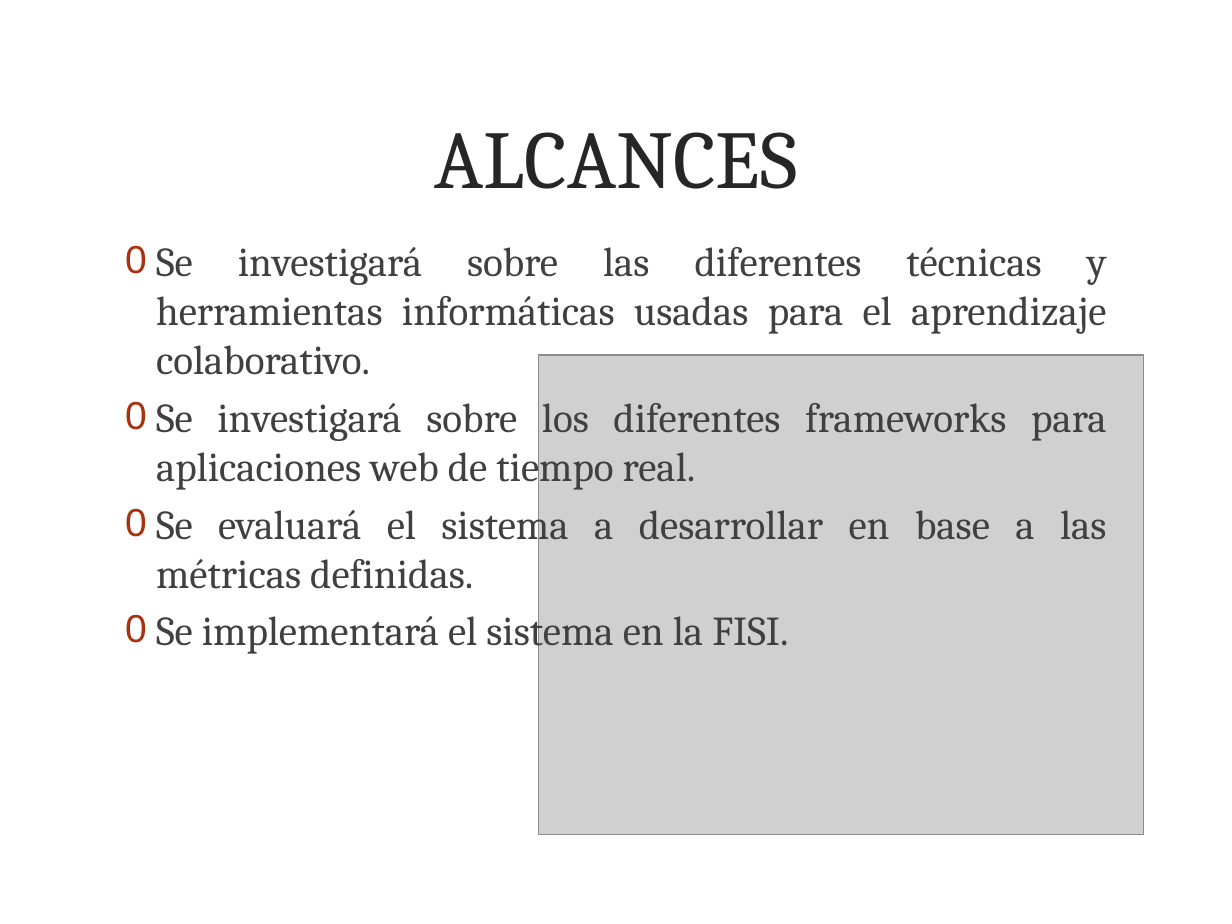
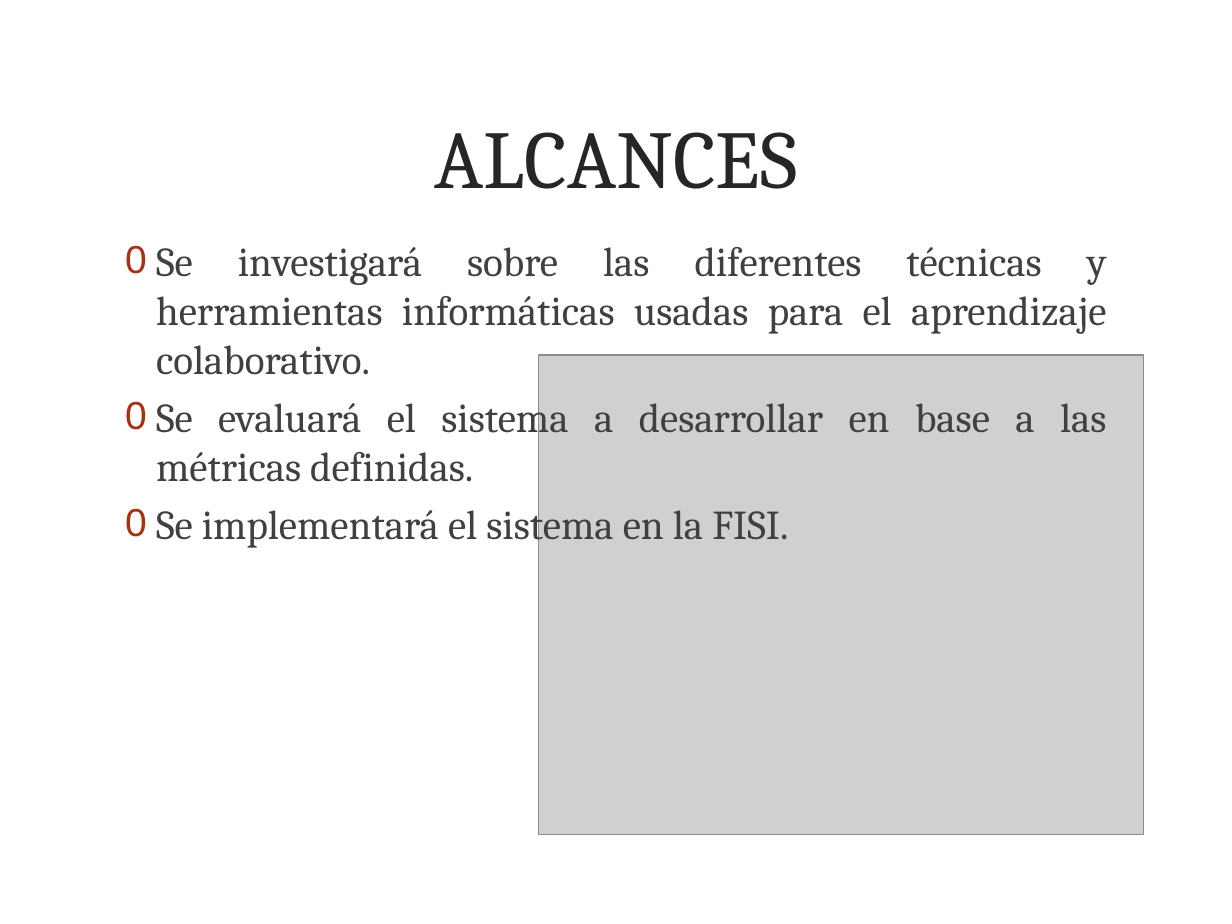
Before and after one commit to leiparov/TesisJigsaw, a slide deck: slide 8 of tesis.pptx (slide 11 before the commit). Drawn at 1232x924 pixels with LibreOffice and Linux fonts; fonts in the diff are those of the drawing; grey boxes stand for pictures; background and template pictures are left out. Boxes give left, top, right and bottom in pixels: in the first picture for what was removed or moved away, otherwise in the second. Text is boxed around its words. In the diff, an @@ line names an element or a change of style, - is before the commit and + after.

```diff
--- a/tesis.pptx
+++ b/tesis.pptx
@@ text at bbox=[156, 403, 1107, 491]: paragraph removed @@
-0 Se investigará sobre los diferentes frameworks para aplicaciones web de tiempo real.
```
Also in this commit, not shown: 6 other slides changed, 3 slides removed, 7 other files.
